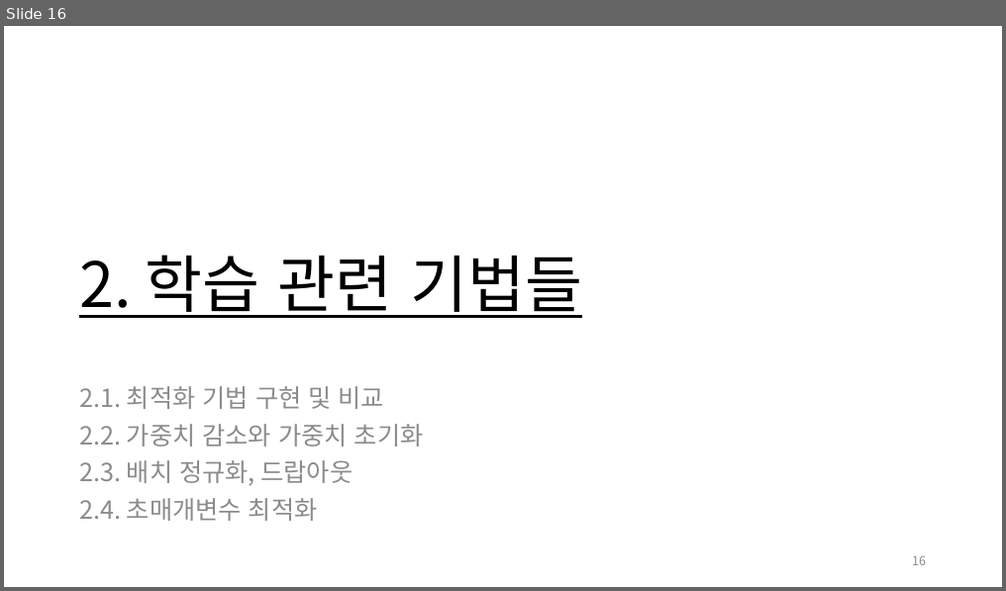
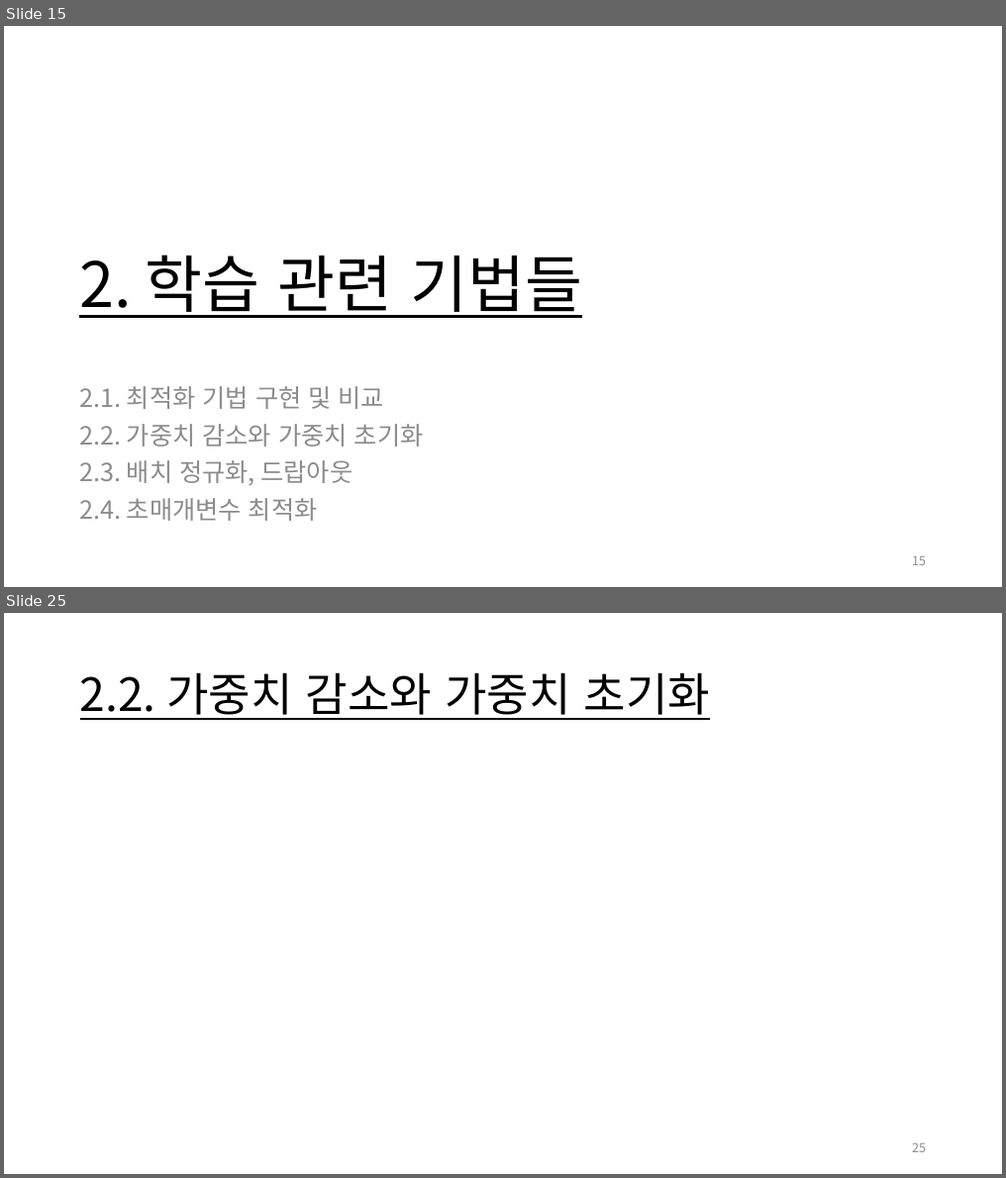
Before and after one commit to Jongbin-kr/DL_from_scratch, a slide deck: 밑바닥부터 딥러닝I.pptx. Shown one above the other, each under a label of ours: slide 16 before the commit, slides 15 and 25 after it; the slides between them are not shown. The pictures are 1006x591 and 1006x1178 pixels, drawn with LibreOffice and Linux fonts; fonts in the diff are those of the drawing. Boxes give left, top, right and bottom in pixels: in the first picture for what was removed or moved away, otherwise in the second. Text is boxed around its words. In the diff, an @@ line names an element or a change of style, - is before the commit and + after.

```diff
--- a/밑바닥부터 딥러닝I.pptx
+++ b/밑바닥부터 딥러닝I.pptx
@@ slide 25 added at <box>4,613,1002,1174</box>, background #FFFFFF @@
@@ title added at <box>80,672,710,720</box>, 44 pt, text #000000, underline @@
+2.2. 가중치 감소와 가중치 초기화
@@ page number added at <box>912,1144,926,1153</box>, 12 pt, text #8C8C8C @@
+25
@@ what was slide 16 is now slide 15 @@
@@ page number at <box>912,557,926,566</box>: text changed @@
-16
+15
```
Also in this commit, not shown: 15 slides changed, 14 other slides added, 2 slides removed, 6 other files.
